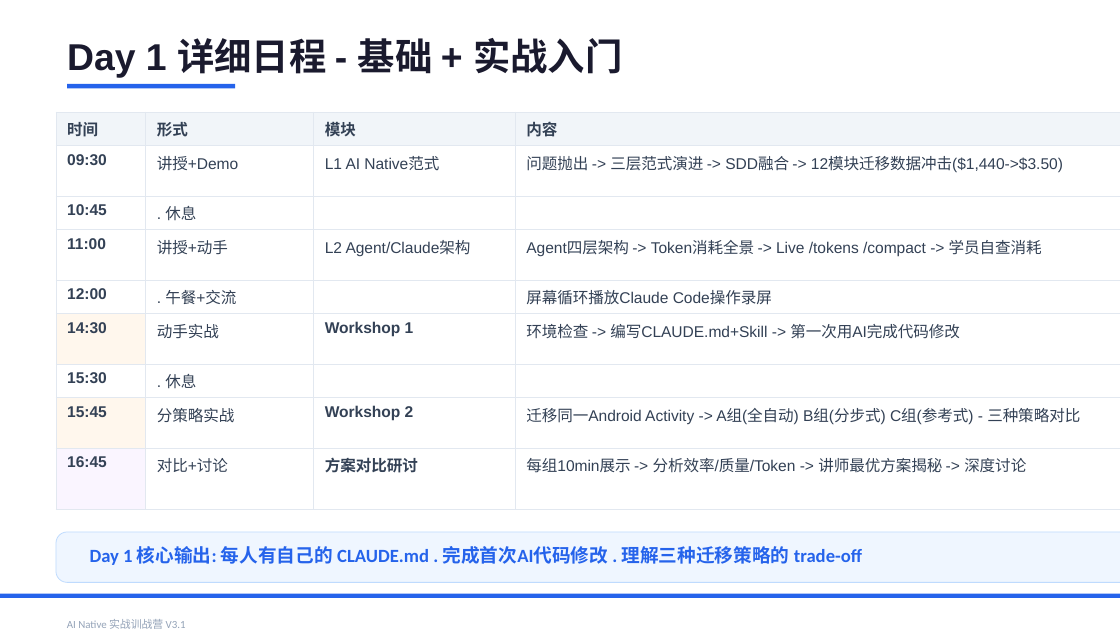
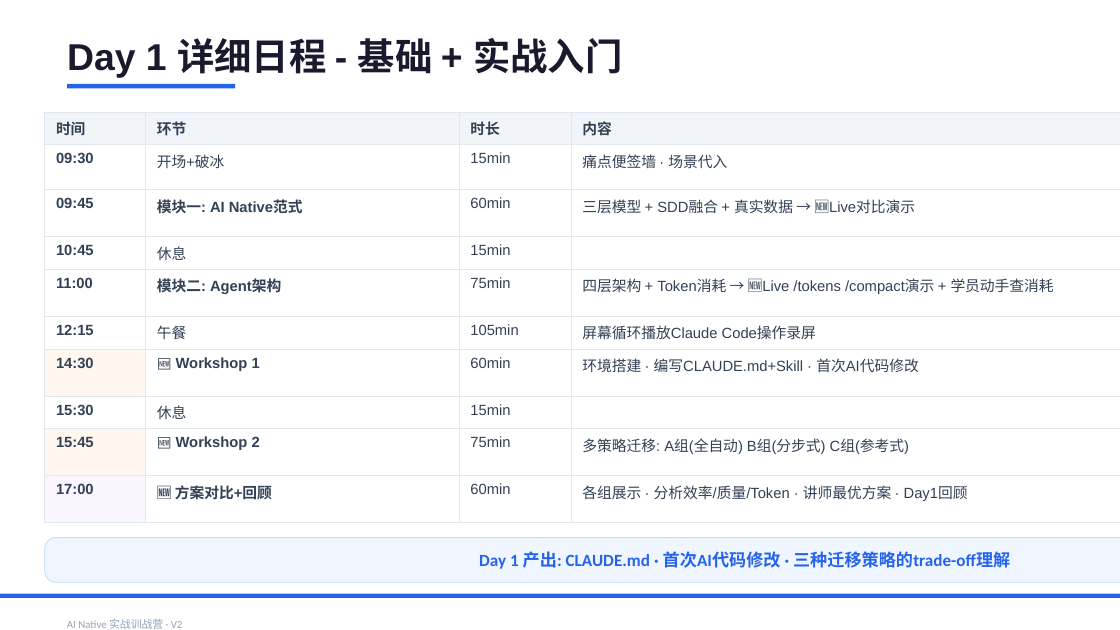
Before and after one commit to JungleTestLabs/ai-coding-training, a slide deck: slide 3 of docs/AI-Native-训战营-介绍与日程.pptx. Drawn at 1120x630 pixels with LibreOffice and Linux fonts; fonts in the diff are those of the drawing. Boxes give left, top, right and bottom in pixels: in the first picture for what was removed or moved away, otherwise in the second. Text is boxed around its words. In the diff, an @@ line names an element or a change of style, - is before the commit and + after.

Commit message:
docs: V2 统一 — V1内容不变，增加演示和实战（6模块+3Workshop）
关键设计原则: V2 = V1 + 演示 + 实战
- 6个模块教学内容完全不变
- 每个模块增加15-30min Live Demo
- 下午新增3个独立Workshop实战

文件:
- 00-课程大纲.md: V2版本，V1核心保留+演示标记+Workshop章节
- README.md: 更新为V2概览，强调V1-V2关系
- AI-Native-训战营-介绍与日程.pptx: 6页PPT，匹配V2结构

git历史中086e18c为V1原版，当前为V2

```diff
--- a/docs/AI-Native-训战营-介绍与日程.pptx
+++ b/docs/AI-Native-训战营-介绍与日程.pptx
@@ table at box(45, 112, 1120, 505) @@
-row 1: 时间 | 形式 | 模块 | 内容
-row 2: 09:30 | 讲授+Demo | L1 AI Native范式 | 问题抛出 -> 三层范式演进 -> SDD融合 -> 12模块迁移数据冲击($1,440->$3.50)
-row 3: 10:45 | . 休息 |  | 
-row 4: 11:00 | 讲授+动手 | L2 Agent/Claude架构 | Agent四层架构 -> Token消耗全景 -> Live /tokens /compact -> 学员自查消耗
-row 5: 12:00 | . 午餐+交流 |  | 屏幕循环播放Claude Code操作录屏
-row 6: 14:30 | 动手实战 | Workshop 1 | 环境检查 -> 编写CLAUDE.md+Skill -> 第一次用AI完成代码修改
-row 7: 15:30 | . 休息 |  | 
-row 8: 15:45 | 分策略实战 | Workshop 2 | 迁移同一Android Activity -> A组(全自动) B组(分步式) C组(参考式) - 三种策略对比
-row 9: 16:45 | 对比+讨论 | 方案对比研讨 | 每组10min展示 -> 分析效率/质量/Token -> 讲师最优方案揭秘 -> 深度讨论
+row 1: 时间 | 环节 | 时长 | 内容
+row 2: 09:30 | 开场+破冰 | 15min | 痛点便签墙 · 场景代入
+row 3: 09:45 | 模块一: AI Native范式 | 60min | 三层模型 + SDD融合 + 真实数据 → 🆕Live对比演示
+row 4: 10:45 | 休息 | 15min | 
+row 5: 11:00 | 模块二: Agent架构 | 75min | 四层架构 + Token消耗 → 🆕Live /tokens /compact演示 + 学员动手查消耗
+row 6: 12:15 | 午餐 | 105min | 屏幕循环播放Claude Code操作录屏
+row 7: 14:30 | 🆕 Workshop 1 | 60min | 环境搭建 · 编写CLAUDE.md+Skill · 首次AI代码修改
+row 8: 15:30 | 休息 | 15min | 
+row 9: 15:45 | 🆕 Workshop 2 | 75min | 多策略迁移: A组(全自动) B组(分步式) C组(参考式)
+row 10: 17:00 | 🆕 方案对比+回顾 | 60min | 各组展示 · 分析效率/质量/Token · 讲师最优方案 · Day1回顾
@@ table: place and size @@
-table at box(56, 112, 1120, 477)
+table at box(45, 112, 1120, 505)
@@ rounded rectangle: place and size @@
-rounded rectangle at box(56, 532, 1120, 582)
+rounded rectangle at box(45, 538, 1120, 582)
@@ rounded rectangle at box(45, 538, 1120, 582): proportions changed @@
@@ text at box(479, 551, 1010, 569): text changed; size 12 to 11 pt @@
-Day 1 核心输出: 每人有自己的 CLAUDE.md . 完成首次AI代码修改 . 理解三种迁移策略的 trade-off
+Day 1 产出: CLAUDE.md · 首次AI代码修改 · 三种迁移策略的trade-off理解
@@ text at box(67, 619, 183, 629): text changed @@
-AI Native 实战训战营 V3.1
+AI Native 实战训战营 · V2
```
Also in this commit, not shown: 3 other slides changed, 2 slides added, 2 slides removed, 2 other files.
